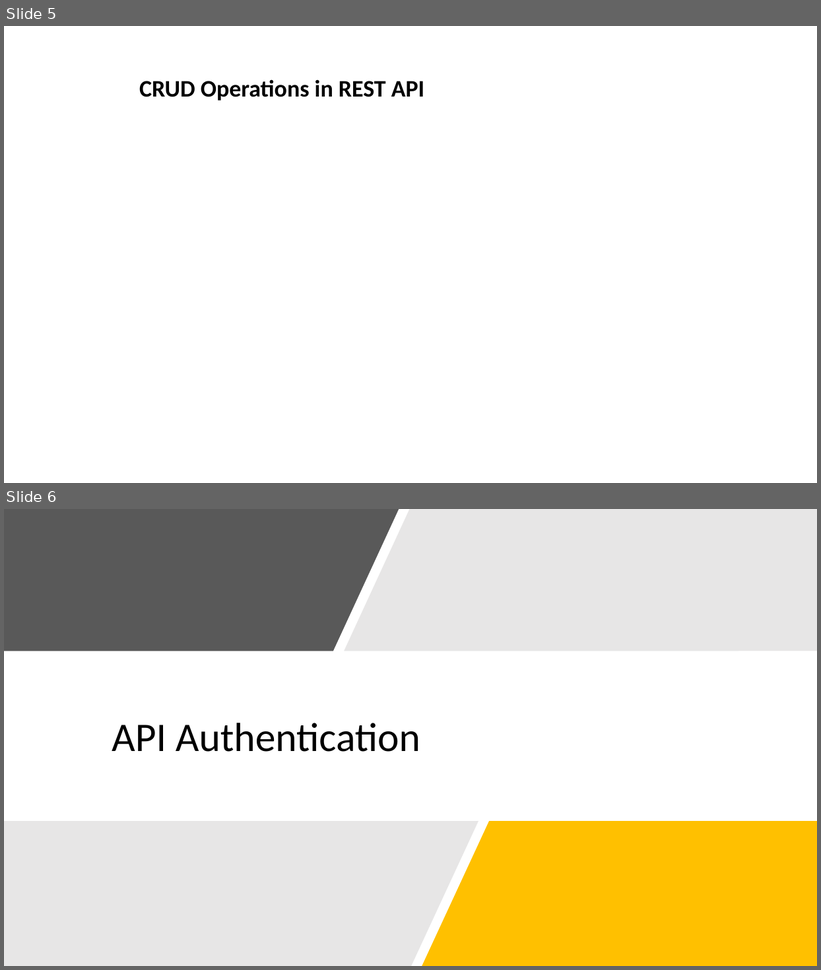
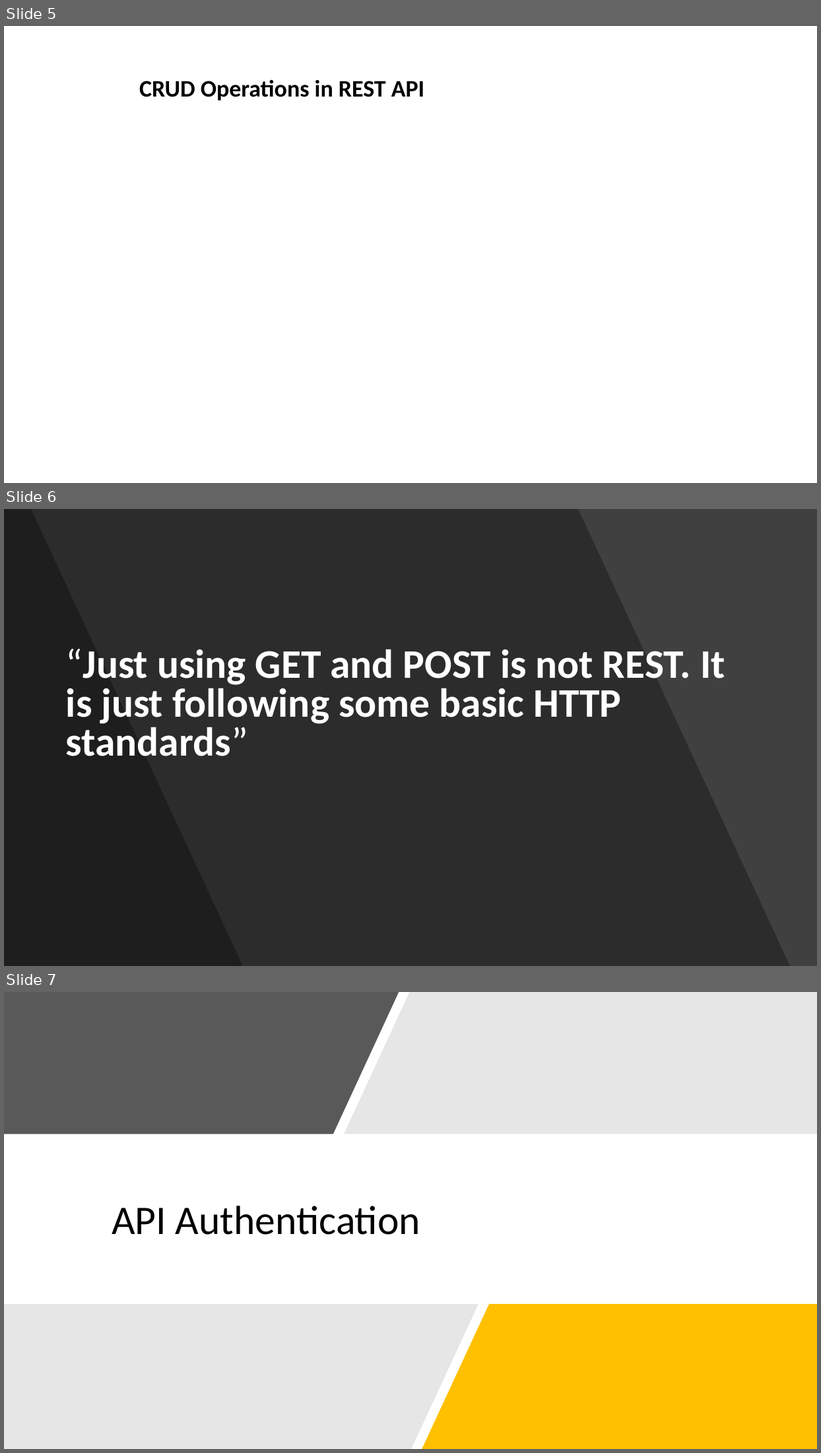
Before and after one commit to SurajRepo/Tech-Session, a slide deck: Web api Security.pptx. Shown one above the other, each under a label of ours: slides 5 and 6 before the commit, slides 5, 6 and 7 after it. The pictures are 821x970 and 821x1453 pixels, drawn with LibreOffice and Linux fonts; fonts in the diff are those of the drawing; background and template pictures are left out. Boxes give left, top, right and bottom in pixels: in the first picture for what was removed or moved away, otherwise in the second. Text is boxed around its words. In the diff, an @@ line names an element or a change of style, - is before the commit and + after.

Commit message:
updated

```diff
--- a/Web api Security.pptx
+++ b/Web api Security.pptx
@@ slide 6 added at [4, 509, 817, 966], background #404040 @@
@@ freeform shape added at [4, 509, 790, 966], fill #000000 at 30% opacity @@
@@ freeform shape added at [4, 509, 243, 966], fill #000000 at 30% opacity @@
@@ text added at [66, 649, 725, 757], 48 pt, text #FFFFFF, bold @@
+“Just using GET and POST is not REST. It is just following some basic HTTP standards”
@@ what was slide 6 is now slide 7 @@
```
